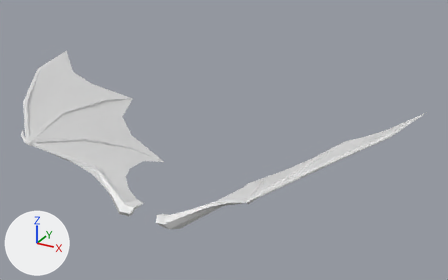
Renders of the Blender file Models/dragon_4.blend from each side of a commit.
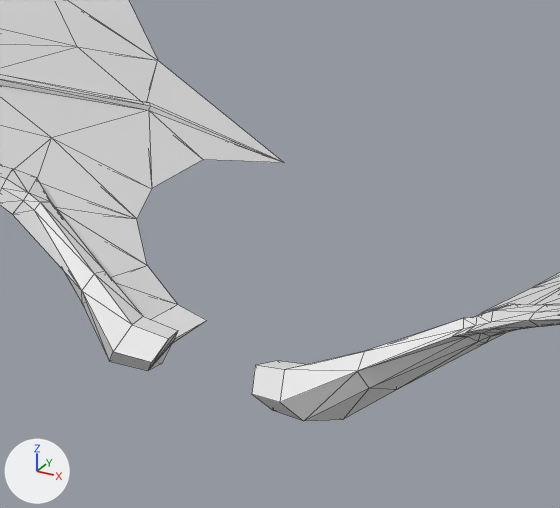
Each version is shown whole from a 50 mm camera at (54.8, -76.7, 70.6) aimed at (5.9, 12.2, 26.2), then close up on the part from 20% to 53% of the width and 43% to 90% of the height. Lighting does not change. The marker at lower left points along +X, +Y and +Z. The close-ups show mesh edges as thin lines. The same objects are shown in both versions, whatever each file hides.
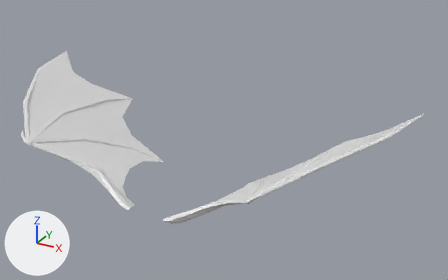
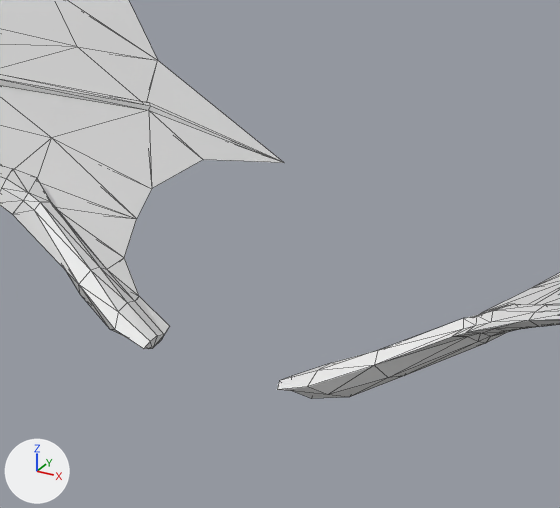
Location of each change, [x1, y1, x2, y2] in pixels of the close-ups (560 x 508 px; the box of a moved part takes in the faces that stretch with it):
'Cylinder.002', reshaped: before [0, 0, 284, 371]; after [0, 0, 284, 349]
'Cylinder.001', reshaped: before [252, 273, 560, 421]; after [277, 273, 560, 399]
part 1 of me_cylinder_003, moved or reshaped: before [13, 202, 206, 371]; after [13, 202, 169, 349]
part 2 of me_cylinder_001, moved or reshaped: before [252, 320, 485, 421]; after [277, 321, 485, 399]

Patch to the scene script:
```diff
--- a/Models/dragon_4.blend.py
+++ b/Models/dragon_4.blend.py
@@ me_cylinder_003 @@
 # used by ob_cylinder_002; location = (0.0, 0.0, 0.0); rotation_euler = (1.571, 0.0, 0.0), in degrees (90, 0, 0)
-me_cylinder_003.from_pydata(...)  # 167 vertices, 322 faces; spans x -38.3..-2.1, y 15.8..34.3, z -25.4..8.6
+me_cylinder_003.from_pydata(...)  # 167 vertices, 322 faces; spans x -38.3..-3.2, y 16.7..34.3, z -25.4..8.6
+# me_cylinder_003 part 1: 24 of 167 vertices moved; they spanned x -8.2..-2.1, y 15.8..19.7, z -1.2..5.4 and now span x -8.3..-3.2, y 16.7..19.7, z -0.5..4.6; mean shift (-0.6, 0.3, -0.1); largest move (-5.6, 16.6, -0.9) -> (-6.4, 17.7, 0.9)
@@ me_cylinder_001 @@
 # used by ob_cylinder_001; location = (0.0, 0.0, 0.0); rotation_euler = (1.571, 0.0, 0.0), in degrees (90, 0, 0)
-me_cylinder_001.from_pydata(...)  # 168 vertices, 322 faces; spans x 2.4..38.3, y 15.8..34.3, z -25.4..8.6
+me_cylinder_001.from_pydata(...)  # 168 vertices, 322 faces; spans x 3.5..38.3, y 16.6..34.3, z -25.4..8.6
+# me_cylinder_001 part 2: 24 of 168 vertices moved; they spanned x 2.4..8.2, y 15.8..19.7, z -1.2..5.4 and now span x 3.5..8.6, y 16.6..19.8, z -0.2..4.5; mean shift (0.7, 0.4, -0.1); largest move (5.6, 16.6, -0.9) -> (6.4, 17.7, 0.9)
```
